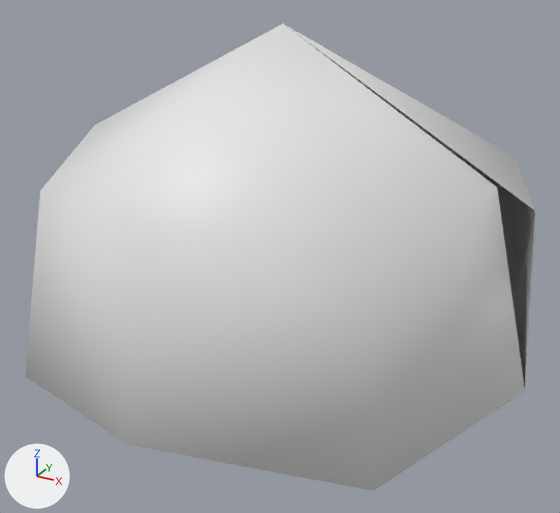
Before and after pictures for a commit that changed the OBJ model src/main/resources/Models/Bosses/asteroide_gigante.obj.
The view is the same before and after, from a camera (50 mm lens) standing at (1.34, -2.47, 1.29) and looking at (-0.01, 0.01, 0.06). The lights are fixed; the arrows at lower left show +X, +Y and +Z. The picture after the commit comes second. Where no turn or scale is listed for an object, it has been applied to the vertices.

The older version as bpy lines, for what is in view:
```python
me_asteroide_gigante = bpy.data.meshes.new('Asteroide_gigante')
me_asteroide_gigante.from_pydata(...)  # 19 vertices, 32 faces; spans x -1.0..0.98, y -0.98..0.96, z -0.91..0.95
me_asteroide_gigante.polygons.foreach_set('use_smooth', [True] * 32)
ob_asteroide_gigante = bpy.data.objects.new('Asteroide_gigante', me_asteroide_gigante)
ob_asteroide_gigante.location = (0.0, 0.0, 0.0)
```
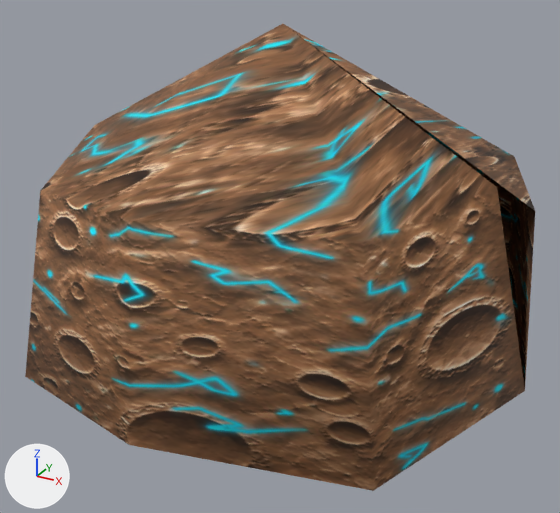
The change in detail:
Picture 'asteroide_gigante_textura.png' (img_asteroide_gigante_textura_png) is new.
Material 'MaterialAsteroideGigante' (mat_materialasteroidegigante) is new.
Its texture is img_asteroide_gigante_textura_png.
Its roughness is 0.842.
me_asteroide_gigante has 19 vertices, 32 faces and spans x -1.0..0.98, y -0.98..0.96, z -0.91..0.95.
me_asteroide_gigante gains material mat_materialasteroidegigante (picture img_asteroide_gigante_textura_png).

Location of each change, [x1, y1, x2, y2] in pixels of the pictures (560 x 513 px):
'Asteroide_gigante', recoloured (white to brown)
    both: [25, 24, 535, 491]
